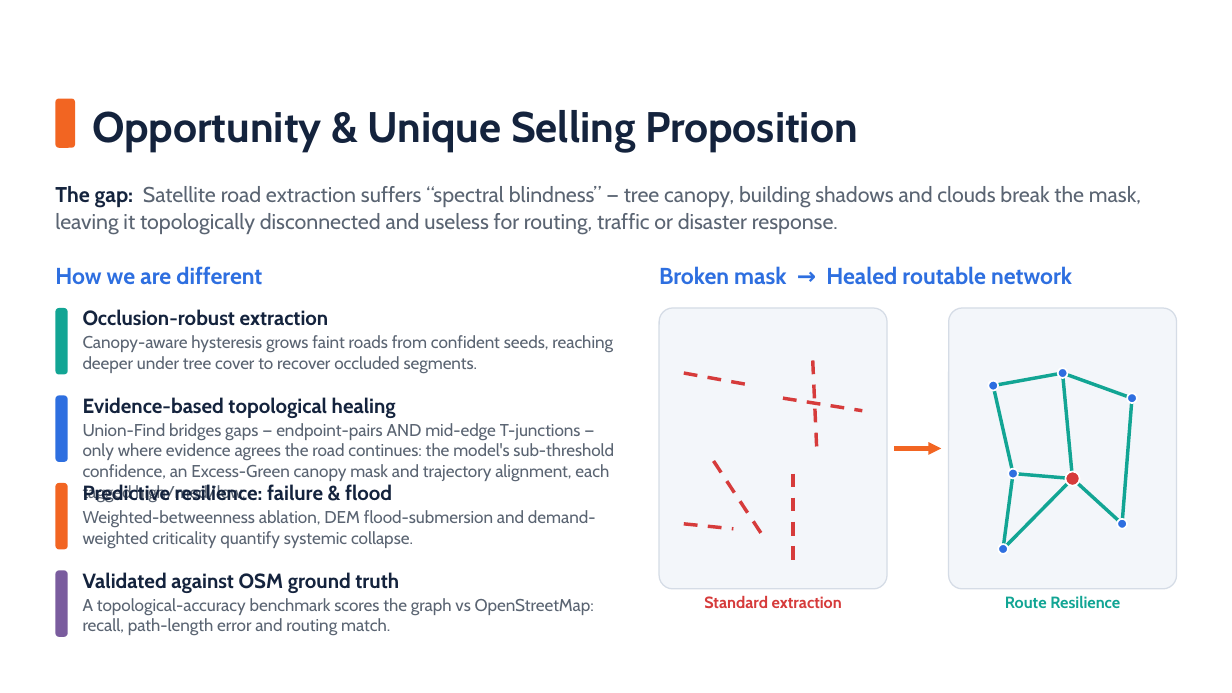
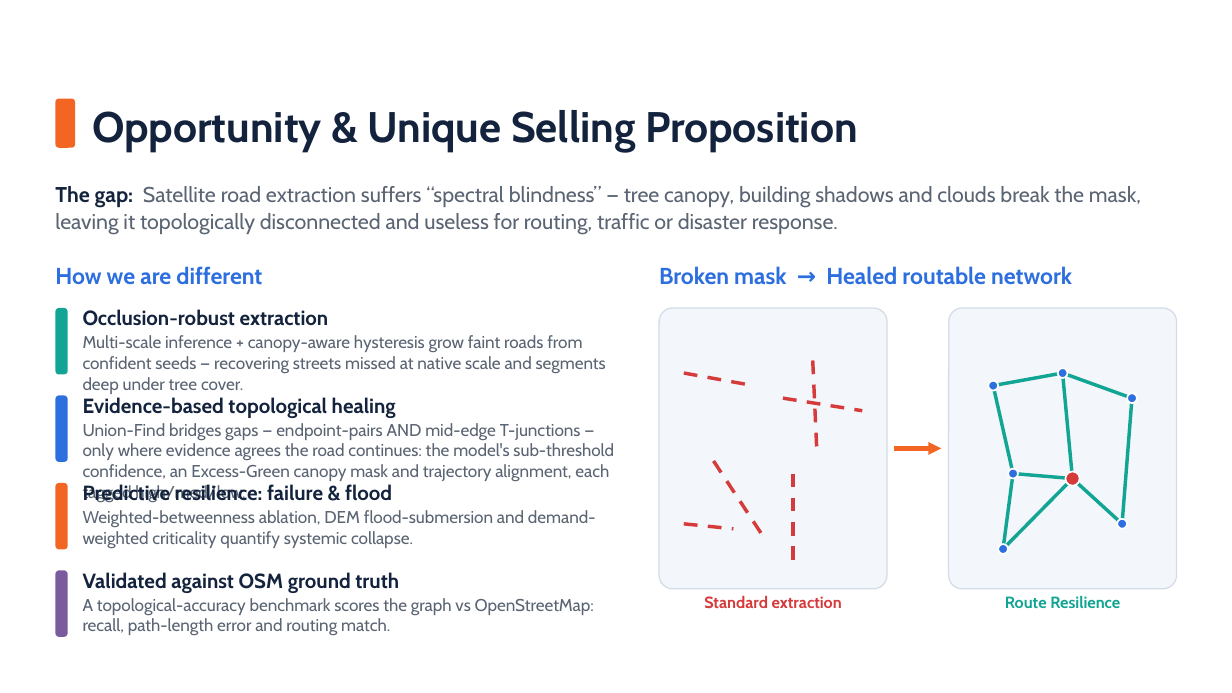
Before and after one commit to Viswas-R-Bhat/route-resilience, a slide deck: slide 3 of Escape_the_Matrix_ISRO_BAH_2026_PS4_Idea_Submission.pptx. Drawn at 1232x693 pixels with LibreOffice and Linux fonts; fonts in the diff are those of the drawing; background and template pictures are left out. Boxes give left, top, right and bottom in pixels: in the first picture for what was removed or moved away, otherwise in the second. Text is boxed around its words. In the diff, an @@ line names an element or a change of style, - is before the commit and + after.

```diff
--- a/Escape_the_Matrix_ISRO_BAH_2026_PS4_Idea_Submission.pptx
+++ b/Escape_the_Matrix_ISRO_BAH_2026_PS4_Idea_Submission.pptx
@@ text at bbox=[83, 335, 606, 394]: text changed @@
-Canopy-aware hysteresis grows faint roads from confident seeds, reaching deeper under tree cover to recover occluded segments.
+Multi-scale inference + canopy-aware hysteresis grow faint roads from confident seeds — recovering streets missed at native scale and segments deep under tree cover.
```
Also in this commit, not shown: 1 other slide changed, 1 other file.
